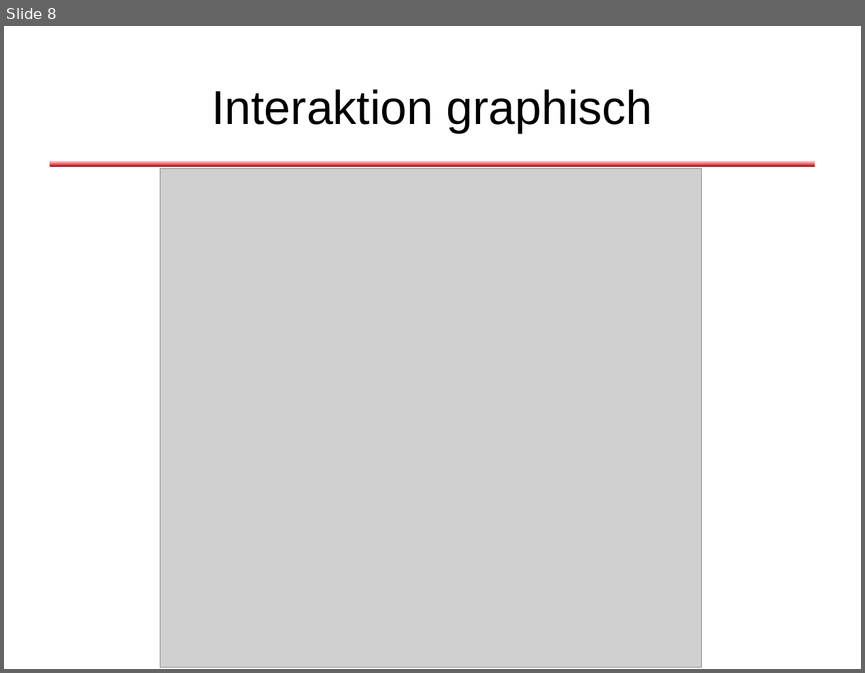
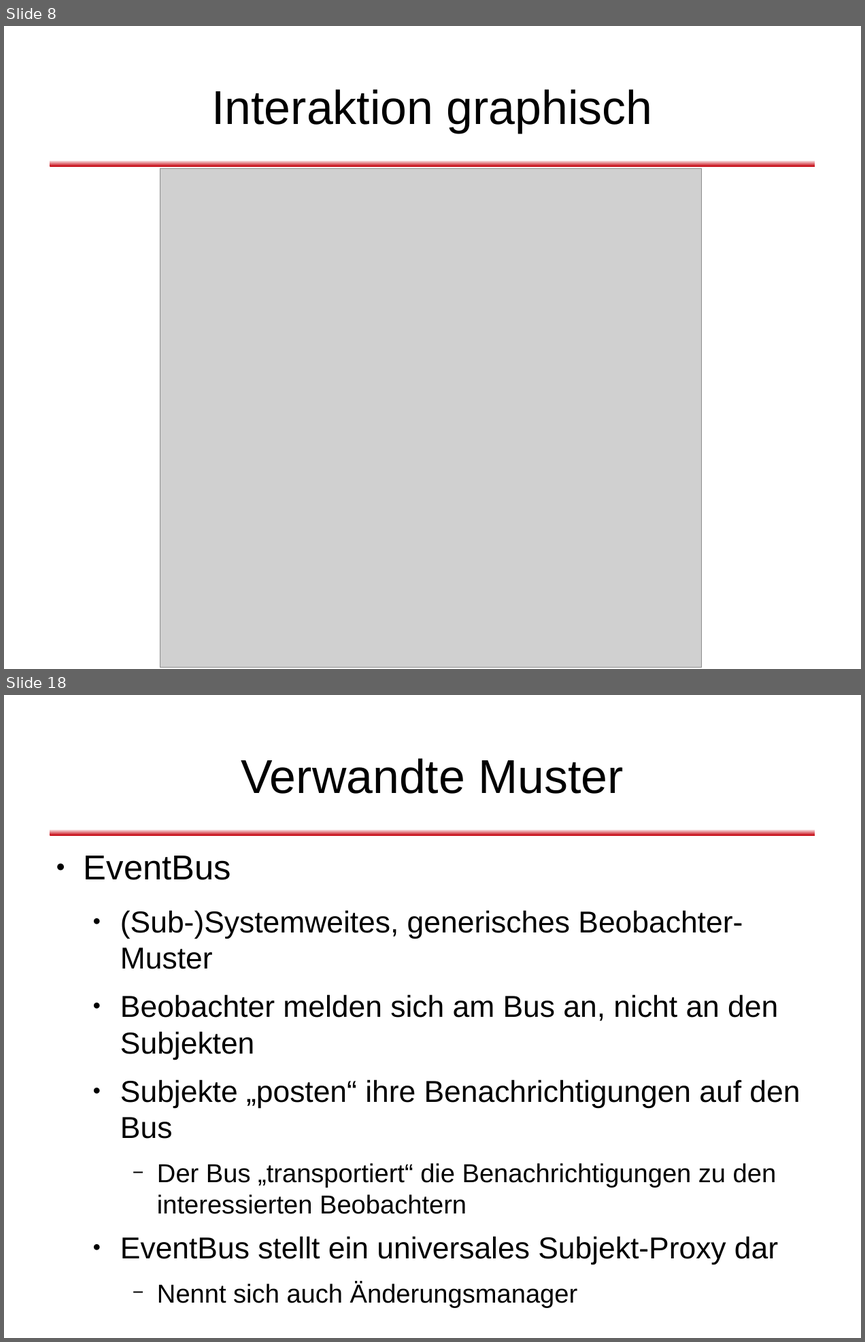
Before and after one commit to dlindner/vorlesung-se2-dhbw, a slide deck: added_2012/Entwurfsmuster - Beobachter.odp. Shown one above the other, each under a label of ours: slide 8 before the commit, slides 8 and 18 after it; the slides between them are not shown. The pictures are 865x673 and 865x1342 pixels, drawn with LibreOffice and Linux fonts; fonts in the diff are those of the drawing; grey boxes stand for pictures; background and template pictures are left out. Boxes give left, top, right and bottom in pixels: in the first picture for what was removed or moved away, otherwise in the second. Text is boxed around its words. In the diff, an @@ line names an element or a change of style, - is before the commit and + after.

Commit message:
Vorlesungseinheit "Beobachter", 2012er Jahrgang

```diff
--- a/added_2012/Entwurfsmuster - Beobachter.odp
+++ b/added_2012/Entwurfsmuster - Beobachter.odp
@@ slide 18 added at bbox=[4, 695, 861, 1338], background #FFFFFF; not listed: 1 template element that a slide beside it also shows @@
@@ title added at bbox=[241, 758, 623, 794], 44 pt, text #000000 @@
+Verwandte Muster
@@ text added at bbox=[84, 855, 800, 1264], 28 pt, text #000000 @@
+● EventBus
+  ● (Sub-)Systemweites, generisches Beobachter-Muster
+  ● Beobachter melden sich am Bus an, nicht an den Subjekten
+  ● Subjekte „posten“ ihre Benachrichtigungen auf den Bus
+    − Der Bus „transportiert“ die Benachrichtigungen zu den interessierten Beobachtern
+  ● EventBus stellt ein universales Subjekt-Proxy dar
+    − Nennt sich auch Änderungsmanager
```
Also in this commit, not shown: 10 other slides added, 6 slides removed.
